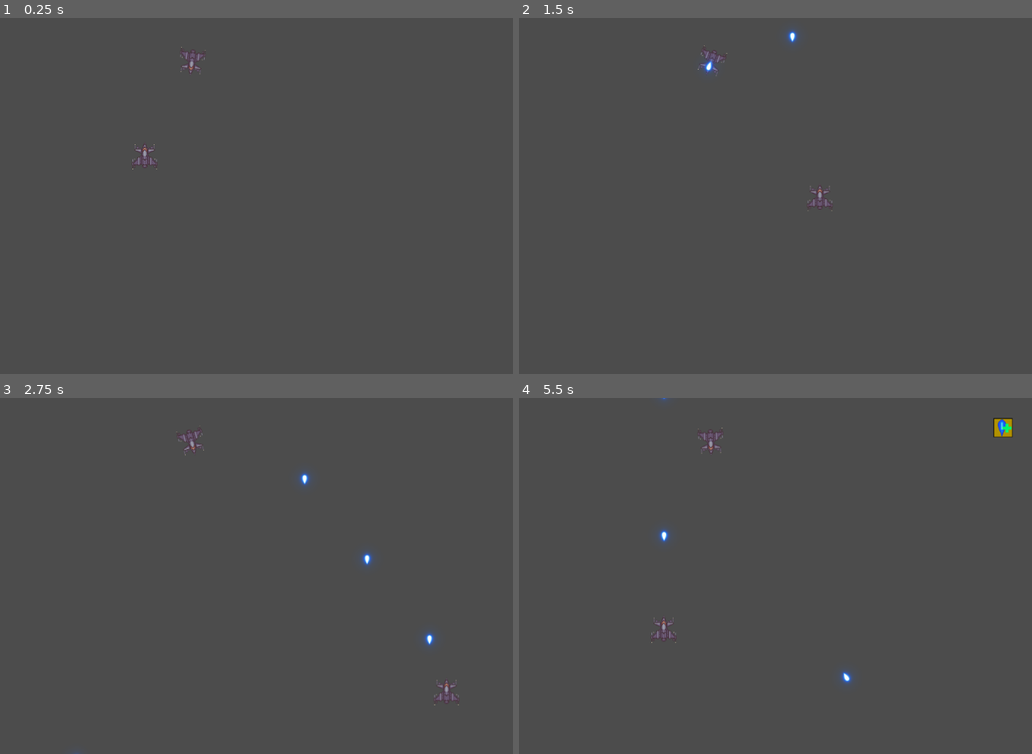
Above: before the commit, frames 1-4 (two rows, left to right).
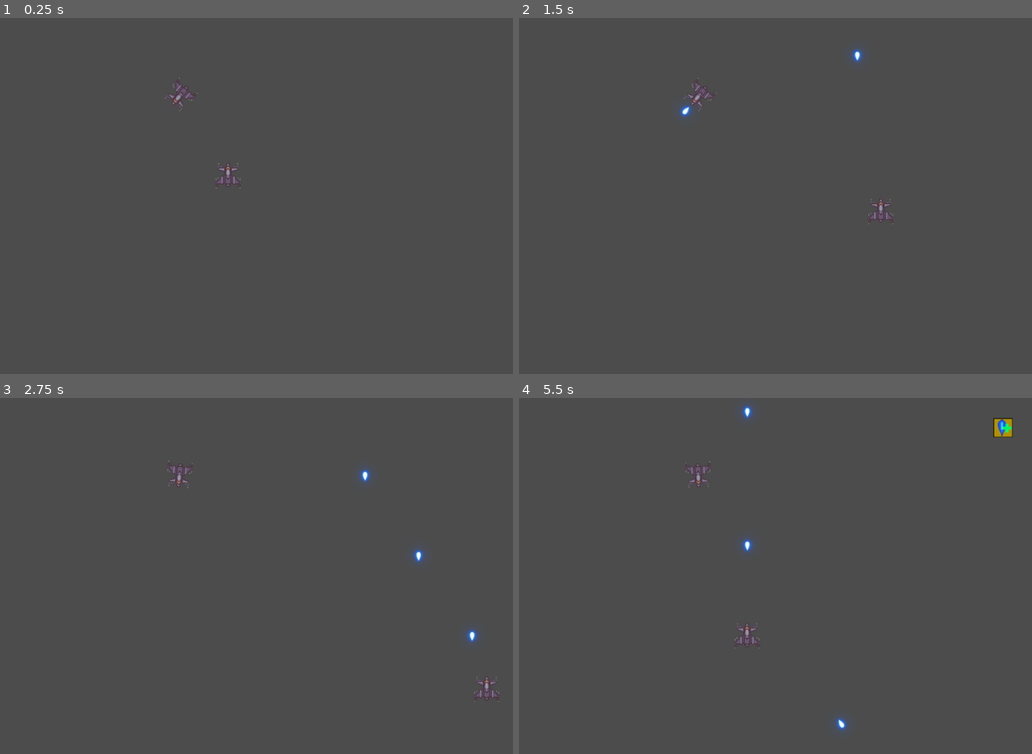
Above: after the commit, the same moments.

Repository: bondrewd0/Pv3-Final
Game: Godot game, scene res://Scenes/TestLevel.tscn
The game is run twice, just before and just after one commit, with the same random seed, the same clock (stepped at 60 frames per second) and the same inputs.
Inputs (mouse positions are in pixels of both pictures, inside the frame that each line leads up to):
- Up to frame 1 (0.25 s): no input
- Up to frame 2 (1.5 s): tap Enter at 0.5 s; move the mouse to (955, 178) at 0.52 s; press the mouse at (955, 178) at 0.53 s; hold D (Right) 0.53-1.28 s; move the mouse to (703, 213) at 1.27 s; release the mouse at (703, 213) at 1.28 s; hold S (Down) from 1.28 s (still down); click (703, 213) at 1.35 s
- Up to frame 3 (2.75 s): move the mouse to (364, 497) at 2.02 s; release S (Down) at 2.03 s; press the mouse at (364, 497) at 2.03 s; hold D (Right) from 2.03 s (still down)
- Up to frame 4 (5.5 s): move the mouse to (790, 647) at 2.77 s; release D (Right) at 2.78 s; release the mouse at (790, 647) at 2.78 s; hold W (Up) 2.78-3.53 s; click (790, 647) at 2.85 s; move the mouse to (1006, 629) at 3.52 s; press the mouse at (1006, 629) at 3.53 s; hold A (Left) 3.53-5.03 s; move the mouse to (642, 522) at 4.27 s; release the mouse at (642, 522) at 4.28 s; click (642, 522) at 4.35 s; move the mouse to (852, 576) at 5.02 s; press the mouse at (852, 576) at 5.03 s; hold S (Down) from 5.03 s (still down)

The runs differ from the first frame. In frame 1, 0.3% of the frame differs, in the area x 25-47%, y 8-48%; in frame 2, 0.6%; in frame 3, 0.8%, in the area x 14-98%, y 8-100%; in frame 4, 0.7%.

Commit message:
Collision correction

Diff:
--- a/Scenes/Bullet.tscn
+++ b/Scenes/Bullet.tscn
@@ -19,6 +19,7 @@
 
 [node name="RayCast2D" type="RayCast2D" parent="."]
 position = Vector2( 0, 4.955 )
+enabled = true
 cast_to = Vector2( 0, -9 )
 collision_mask = 17
 
--- a/Scenes/Enemy.tscn
+++ b/Scenes/Enemy.tscn
@@ -3,10 +3,11 @@
 [ext_resource path="res://Scripts/Enemy.gd" type="Script" id=1]
 [ext_resource path="res://Silver Fighter.png" type="Texture" id=2]
 
-[sub_resource type="RectangleShape2D" id=1]
+[sub_resource type="RectangleShape2D" id=2]
 
-[node name="Enemy" type="Node2D"]
+[node name="Enemy" type="RigidBody2D"]
 rotation = 3.14159
+mode = 1
 script = ExtResource( 1 )
 
 [node name="Sprite" type="Sprite" parent="."]
@@ -17,17 +18,17 @@
 autostart = true
 
 [node name="TargetDir" type="Position2D" parent="."]
-
-[node name="Area2D" type="Area2D" parent="."]
-collision_layer = 16
-collision_mask = 8
-
-[node name="CollisionShape2D" type="CollisionShape2D" parent="Area2D"]
-shape = SubResource( 1 )
+rotation = 3.14159
 
 [node name="StateChanger" type="Timer" parent="."]
 wait_time = 1.5
 autostart = true
 
+[node name="CollisionShape2D" type="CollisionShape2D" parent="."]
+shape = SubResource( 2 )
+
+[node name="BulletPoint" type="Position2D" parent="."]
+position = Vector2( 0, -25 )
+
 [connection signal="timeout" from="Fire" to="." method="_on_Fire_timeout"]
 [connection signal="timeout" from="StateChanger" to="." method="_on_StateChanger_timeout"]
--- a/Scenes/Player.tscn
+++ b/Scenes/Player.tscn
@@ -6,31 +6,32 @@
 [sub_resource type="CircleShape2D" id=1]
 radius = 5.09902
 
-[node name="Player" type="Node2D" groups=["Player"]]
-position = Vector2( 20, 0 )
+[sub_resource type="CapsuleShape2D" id=2]
+
+[node name="Player" type="KinematicBody2D"]
 script = ExtResource( 2 )
-speed = 350.0
 
-[node name="KinematicBody2D" type="KinematicBody2D" parent="."]
-
-[node name="Sprite" type="Sprite" parent="KinematicBody2D"]
+[node name="Sprite" type="Sprite" parent="."]
 texture = ExtResource( 1 )
 
-[node name="Position2D" type="Position2D" parent="KinematicBody2D"]
+[node name="Position2D" type="Position2D" parent="."]
 position = Vector2( 0, -50 )
 
-[node name="FireRate" type="Timer" parent="KinematicBody2D"]
+[node name="FireRate" type="Timer" parent="."]
 one_shot = true
 
-[node name="BuffTimer" type="Timer" parent="KinematicBody2D"]
+[node name="BuffTimer" type="Timer" parent="."]
 one_shot = true
 
-[node name="Area2D" type="Area2D" parent="KinematicBody2D"]
-collision_mask = 2
+[node name="Area2D" type="Area2D" parent="."]
+collision_mask = 10
 
-[node name="CollisionShape2D" type="CollisionShape2D" parent="KinematicBody2D/Area2D"]
+[node name="CollisionShape2D" type="CollisionShape2D" parent="Area2D"]
 shape = SubResource( 1 )
 
-[connection signal="timeout" from="KinematicBody2D/FireRate" to="." method="_on_FireRate_timeout"]
-[connection signal="timeout" from="KinematicBody2D/BuffTimer" to="." method="_on_BuffTimer_timeout"]
-[connection signal="area_entered" from="KinematicBody2D/Area2D" to="." method="_on_Area2D_area_entered"]
+[node name="CollisionShape2D" type="CollisionShape2D" parent="."]
+shape = SubResource( 2 )
+
+[connection signal="timeout" from="FireRate" to="." method="_on_FireRate_timeout"]
+[connection signal="timeout" from="BuffTimer" to="." method="_on_BuffTimer_timeout"]
+[connection signal="area_entered" from="Area2D" to="." method="_on_Area2D_area_entered"]
--- a/Scenes/TestLevel.tscn
+++ b/Scenes/TestLevel.tscn
@@ -7,14 +7,16 @@
 [node name="TestLevel" type="Node"]
 script = ExtResource( 4 )
 
-[node name="Player" parent="." instance=ExtResource( 1 )]
-position = Vector2( 244, 231 )
-
 [node name="BuffSpawner" type="Timer" parent="."]
 wait_time = 5.0
 autostart = true
 
+[node name="Player" parent="." instance=ExtResource( 1 )]
+position = Vector2( 384, 263 )
+speed = 300.0
+
 [node name="Enemy" parent="." instance=ExtResource( 2 )]
-position = Vector2( 322, 75 )
+position = Vector2( 301, 132 )
+rotation = 3.83972
 
 [connection signal="timeout" from="BuffSpawner" to="." method="_on_BuffSpawner_timeout"]
--- a/Scripts/Bullet.gd
+++ b/Scripts/Bullet.gd
@@ -14,6 +14,11 @@
  #Called every frame. 'delta' is the elapsed time since the previous frame.
 func _process(delta):
 	self.position+=dir*speed*delta
+	if($RayCast2D.is_colliding()):
+		var collid=$RayCast2D.get_collider()
+		if(collid.type=='Enemy'):
+			collid._destroy()
+		queue_free()
 
 
 
--- a/Scripts/Enemy.gd
+++ b/Scripts/Enemy.gd
@@ -1,4 +1,5 @@
-extends Node2D
+tool
+extends RigidBody2D
 
 
 # Declare member variables here. Examples:
@@ -8,6 +9,7 @@
 onready var targetRef=$TargetDir
 var state
 var type='Enemy'
+onready var bulletSpwan=$BulletPoint
 onready var changeState=$StateChanger
 # Called when the node enters the scene tree for the first time.
 func _ready():
@@ -16,20 +18,20 @@
 
 # Called every frame. 'delta' is the elapsed time since the previous frame.
 func _process(_delta):
-	print(deg2rad(self.rotation))
+	#print(deg2rad(self.rotation))
 	if state==0:
-		self.rotate(0.008)
+		rotate(0.008)
 	if state==1:
-		self.rotate(-0.008)
+		rotate(-0.008)
 	if state==2:
-		self.rotate(0.005)
+		rotate(0.005)
 	if state==3:
-		self.rotate(-0.005)
-	self.rotation = clamp(self.rotation, deg2rad(150), deg2rad(200))
+		rotate(-0.005)
+	rotation = clamp(rotation, deg2rad(150), deg2rad(220))
 
 func _spawn_bullets():
 	var bulletIns=bulletScene.instance()
-	bulletIns.position=self.position
+	bulletIns.position=bulletSpwan.global_position
 	bulletIns.rotation=self.rotation
 	bulletIns.dir=Vector2(targetRef.global_position.x-self.global_position.x,targetRef.global_position.y-self.global_position.y).normalized()
 	get_parent().add_child(bulletIns)
@@ -46,4 +48,7 @@
 
 func _change_State():
 	state=round(rand_range(0,3))
-	print(state)
+	#print(state)
+
+func _destroy():
+	queue_free()
--- a/Scripts/PlayerController.gd
+++ b/Scripts/PlayerController.gd
@@ -1,17 +1,16 @@
-extends Node2D
+extends KinematicBody2D
 
 
 # Declare member variables here. Examples:
 # var a = 2
 # var b = "text"
-onready var body=$KinematicBody2D
 export var  speed=0.0
 var bulletScene=preload("res://Scenes/Bullet.tscn")
-onready var bulletPos=$KinematicBody2D/Position2D
+onready var bulletPos=$Position2D
 var  canShoot=true
 var firingCooldown=0.3
-onready var timerRef=$KinematicBody2D/FireRate
-onready var buffTimerRef=$KinematicBody2D/BuffTimer
+onready var timerRef=$FireRate
+onready var buffTimerRef=$BuffTimer
 var type='Player'
 # Called when the node enters the scene tree for the first time.
 func _ready():
@@ -35,24 +34,23 @@
 	if(Input.is_action_pressed("Down")):
 		motion+=Vector2(0,1)
 	var velocity=motion.normalized()*speed
-	body.move_and_slide(velocity)
+	move_and_slide(velocity)
 	if(Input.is_action_pressed("Shoot")):
 		open_fire()
 	pass
+
 func open_fire():
 	if(canShoot):
 		canShoot=false
+		timerRef.start(firingCooldown)
 		var bulletInstance=bulletScene.instance()
-		add_child(bulletInstance)
 		bulletInstance.global_position=bulletPos.global_position
 		bulletInstance.dir=Vector2(0,-1)
-		timerRef.start(firingCooldown)
+		get_parent().add_child(bulletInstance)
 	pass
 
 func _on_FireRate_timeout():
 	canShoot=!canShoot
-
-
 
 func _on_BuffTimer_timeout():
 	firingCooldown=0.15
@@ -62,9 +60,5 @@
 	buffTimerRef.start(5)
 	firingCooldown=0.05
 
-
-
-
-
 func _on_Area2D_area_entered(_area):
 	_fireRate_up()
Not shown: 1 places in Scenes/Player.tscn that only renumber resources
